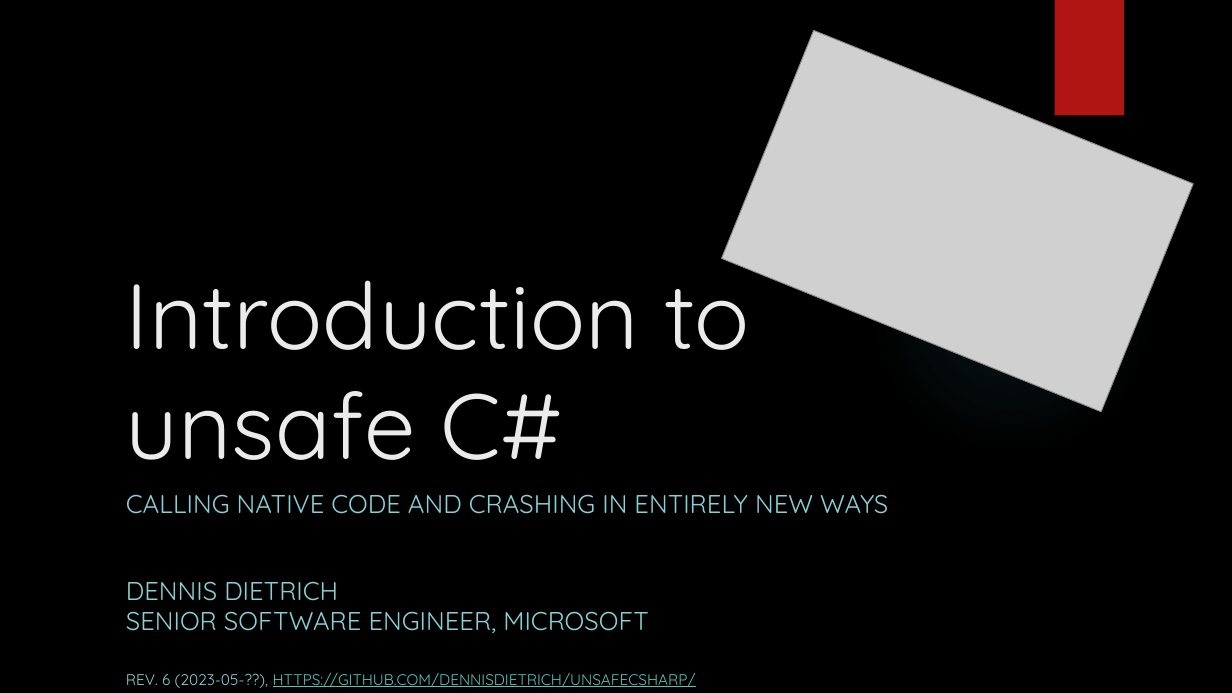
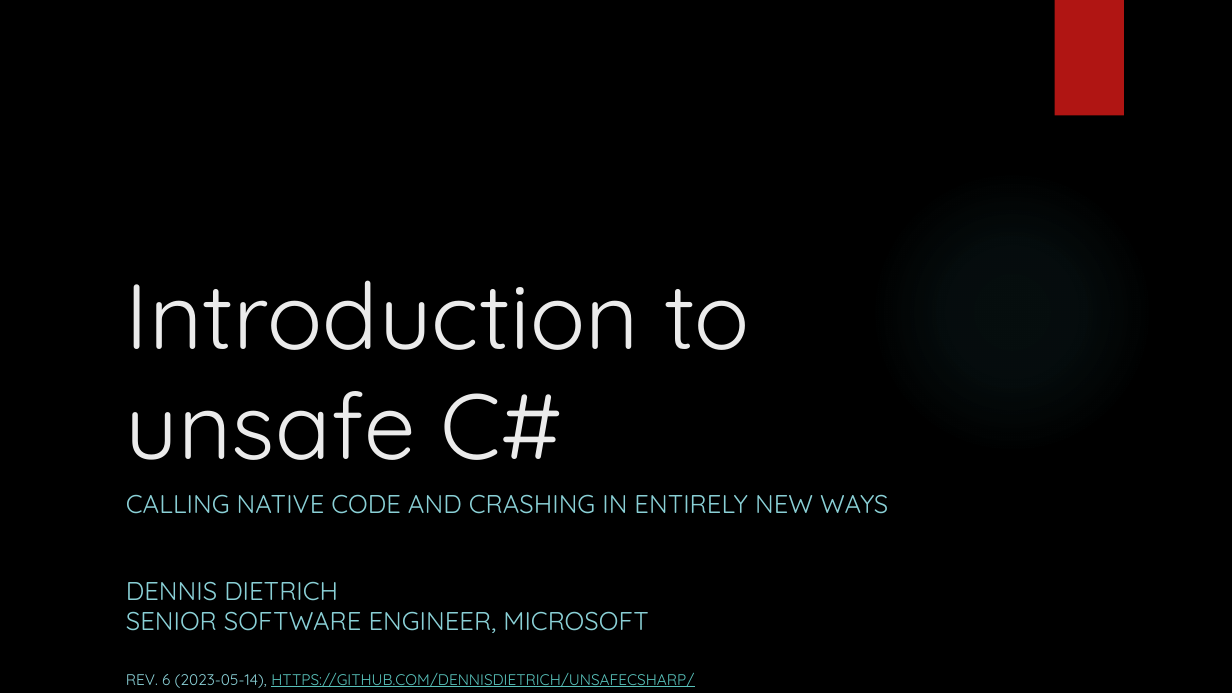
Before and after one commit to dennisdietrich/UnsafeCSharp, a slide deck: slide 1 of doc/Introduction to unsafe C#.pptx. Drawn at 1232x693 pixels with LibreOffice and Linux fonts; fonts in the diff are those of the drawing; grey boxes stand for pictures; background and template pictures are left out. Boxes give left, top, right and bottom in pixels: in the first picture for what was removed or moved away, otherwise in the second. Text is boxed around its words. In the diff, an @@ line names an element or a change of style, - is before the commit and + after.

Commit message:
Joke removed (didn't really fit)

```diff
--- a/doc/Introduction to unsafe C#.pptx
+++ b/doc/Introduction to unsafe C#.pptx
@@ picture removed at bbox=[722, 30, 1194, 412] @@
@@ text at bbox=[126, 673, 694, 688]: text changed @@
-REV. 6 (2023-05-??), HTTPS://GITHUB.COM/DENNISDIETRICH/UNSAFECSHARP/
+REV. 6 (2023-05-14), HTTPS://GITHUB.COM/DENNISDIETRICH/UNSAFECSHARP/
```
